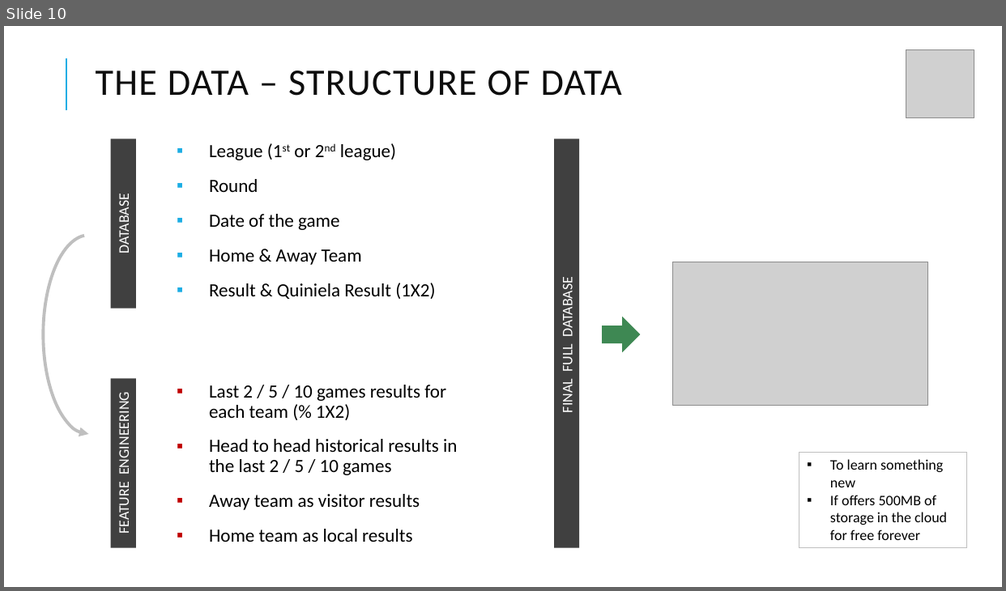
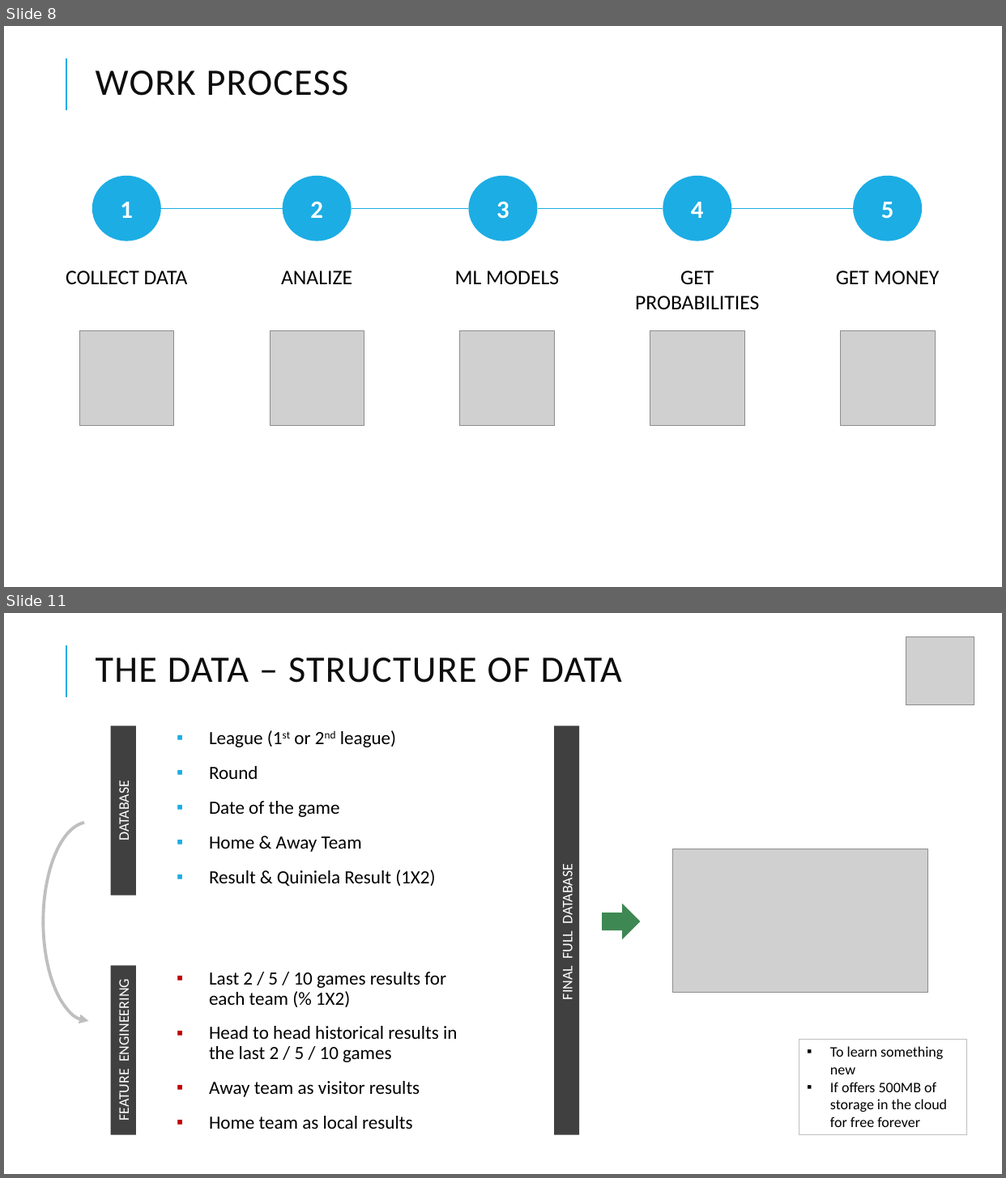
Before and after one commit to alberthr/UBIQUM_1X2_Python, a slide deck: PRESENTACION ALBERT.pptx. Shown one above the other, each under a label of ours: slide 10 before the commit, slides 8 and 11 after it; the slides between them are not shown. The pictures are 1006x591 and 1006x1178 pixels, drawn with LibreOffice and Linux fonts; fonts in the diff are those of the drawing; grey boxes stand for pictures. Boxes give left, top, right and bottom in pixels: in the first picture for what was removed or moved away, otherwise in the second. Text is boxed around its words. In the diff, an @@ line names an element or a change of style, - is before the commit and + after.

```diff
--- a/PRESENTACION ALBERT.pptx
+++ b/PRESENTACION ALBERT.pptx
@@ slide 8 added at (4,26,1002,587), background #FFFFFF; not listed: 1 template element that a slide beside it also shows @@
@@ title added at (96,71,349,96), 36 pt, text #0D0D0D @@
+WORK PROCESS
@@ ellipse added at (92,176,161,241), fill #1CADE4, 24 pt, text #FFFFFF, bold @@
+1
@@ ellipse added at (283,176,351,241), fill #1CADE4, 24 pt, text #FFFFFF, bold @@
+2
@@ ellipse added at (469,176,538,241), fill #1CADE4, 24 pt, text #FFFFFF, bold @@
+3
@@ ellipse added at (663,176,731,241), fill #1CADE4, 24 pt, text #FFFFFF, bold @@
+4
@@ ellipse added at (853,176,922,241), fill #1CADE4, 24 pt, text #FFFFFF, bold @@
+5
@@ line added from (283, 209) to (161, 209), #1CADE4 0.75 pt @@
@@ line added from (469, 209) to (351, 209), #1CADE4 0.75 pt @@
@@ line added from (538, 209) to (663, 209), #1CADE4 0.75 pt @@
@@ line added from (853, 209) to (731, 209), #1CADE4 0.75 pt @@
@@ text added at (66,271,188,284), 20 pt, text #000000 @@
+COLLECT DATA
@@ text added at (281,271,352,284), 20 pt, text #000000 @@
+ANALIZE
@@ text added at (455,271,559,284), 20 pt, text #000000 @@
+ML MODELS
@@ text added at (635,271,759,310), 20 pt, text #000000 @@
+GET PROBABILITIES
@@ text added at (836,271,940,284), 20 pt, text #000000 @@
+GET MONEY
@@ picture added at (79,331,174,426) @@
@@ picture added at (270,331,364,426) @@
@@ picture added at (460,331,554,426) @@
@@ picture added at (650,331,744,426) @@
@@ picture added at (841,331,936,426) @@
@@ what was slide 10 is now slide 11 @@
```
Also in this commit, not shown: 7 slides changed, 1 other slide added, 1 slide removed, 4 other files.
